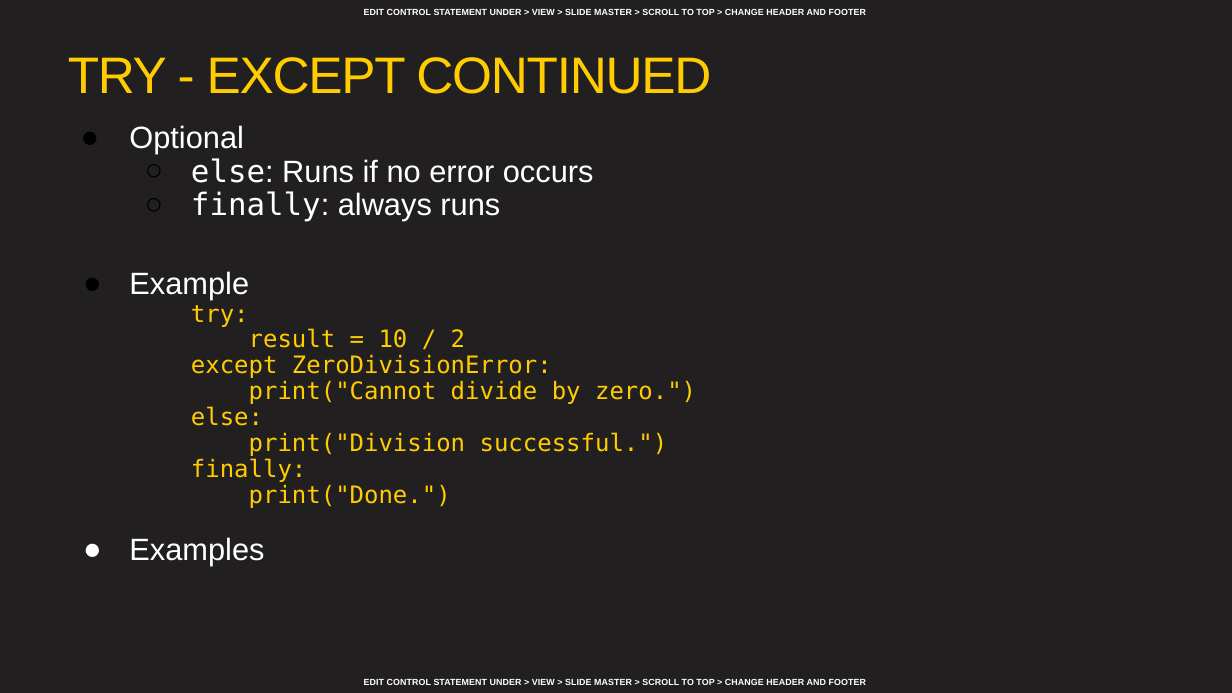
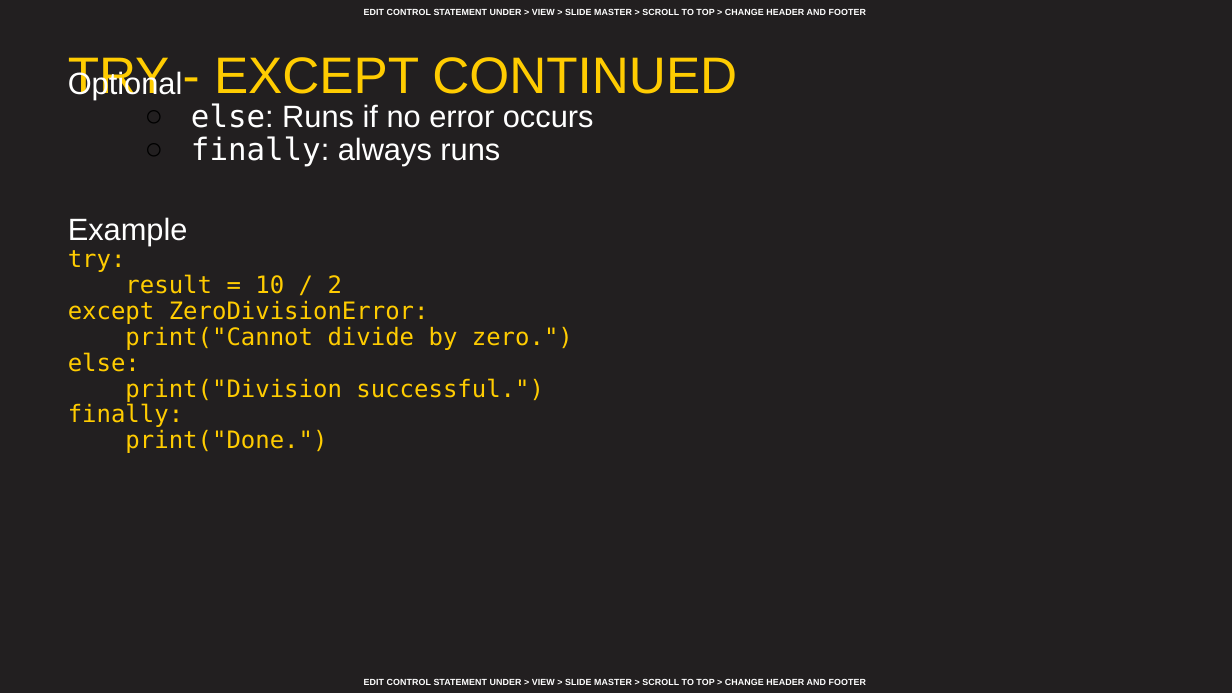
Before and after one commit to AFC-AI2C/summer-course, a slide deck: slide 22 of Python/Lesson 02 - Conditional Statements and Error Handling/Lesson 02 - Conditional Statements, Loops, and Error Handling.pptx. Drawn at 1232x693 pixels with LibreOffice and Linux fonts; fonts in the diff are those of the drawing; background and template pictures are left out. Boxes give left, top, right and bottom in pixels: in the first picture for what was removed or moved away, otherwise in the second. Text is boxed around its words. In the diff, an @@ line names an element or a change of style, - is before the commit and + after.

```diff
--- a/Python/Lesson 02 - Conditional Statements and Error Handling/Lesson 02 - Conditional Statements, Loops, and Error Handling.pptx
+++ b/Python/Lesson 02 - Conditional Statements and Error Handling/Lesson 02 - Conditional Statements, Loops, and Error Handling.pptx
@@ title "TRY - EXCEPT CONTINUED" at (68, 57, 737, 101): letter spacing -0.8 to 0 pt @@
@@ text "Optional": place and size @@
-text "Optional" at (129, 125, 696, 566)
+text "Optional" at (68, 69, 594, 453)
@@ text at (68, 69, 573, 453): bullet ● to none; indent changed @@
@@ text at (129, 537, 264, 566): paragraph removed @@
-● Examples
```
Also in this commit, not shown: 23 other slides changed.
